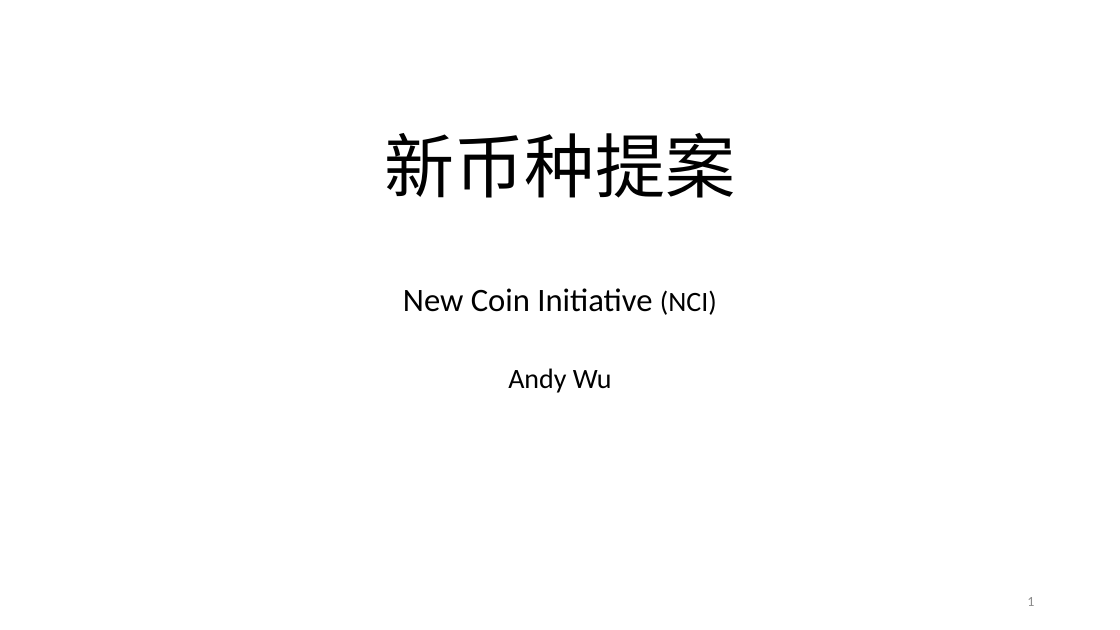
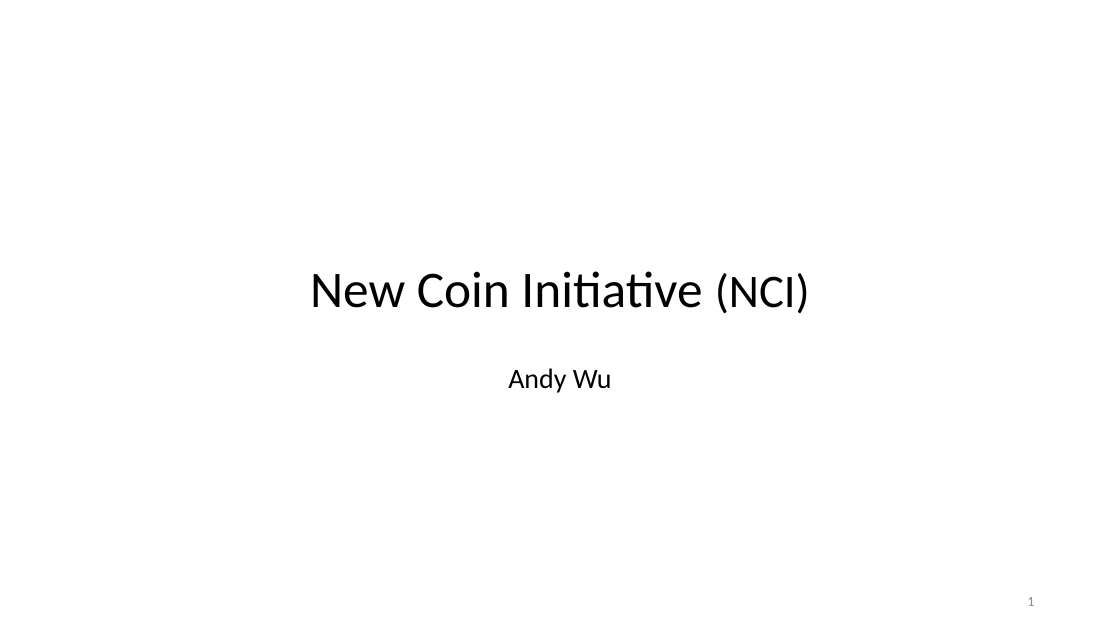
Before and after one commit to andyplusplus/newCoin, a slide deck: slide 1 of newCoinInitiative.pptx. Drawn at 1120x630 pixels with LibreOffice and Linux fonts; fonts in the diff are those of the drawing. Boxes give left, top, right and bottom in pixels: in the first picture for what was removed or moved away, otherwise in the second. Text is boxed around its words. In the diff, an @@ line names an element or a change of style, - is before the commit and + after.

```diff
--- a/newCoinInitiative.pptx
+++ b/newCoinInitiative.pptx
@@ title at bbox=[310, 271, 810, 314]: text changed; size 28 to 44 pt @@
-新币种提案
-New Coin Initiative (NCI)
+New Coin Initiative (NCI)
```
Also in this commit, not shown: 2 slides added, 1 slide removed, 1 other file.
